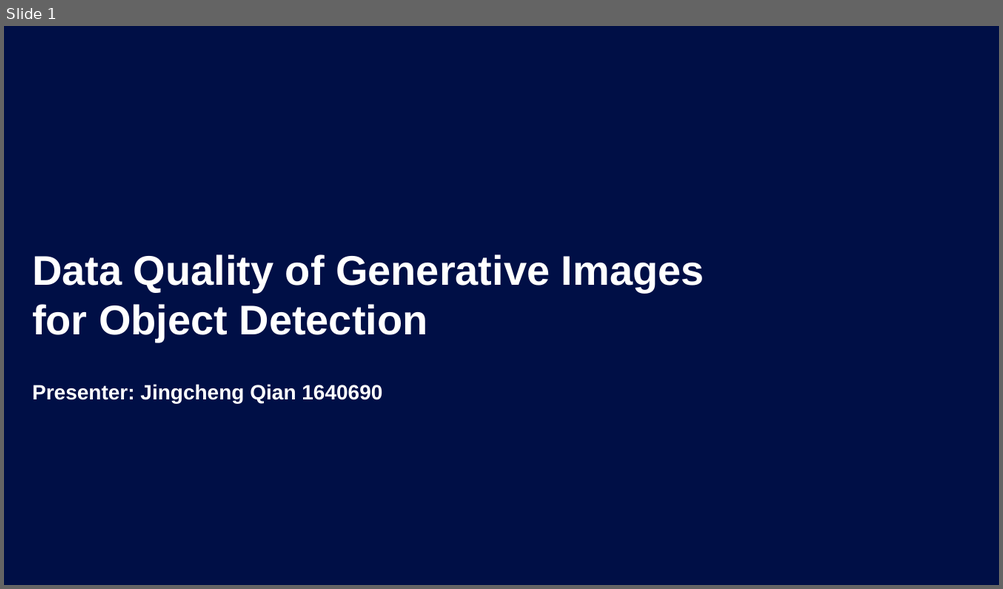
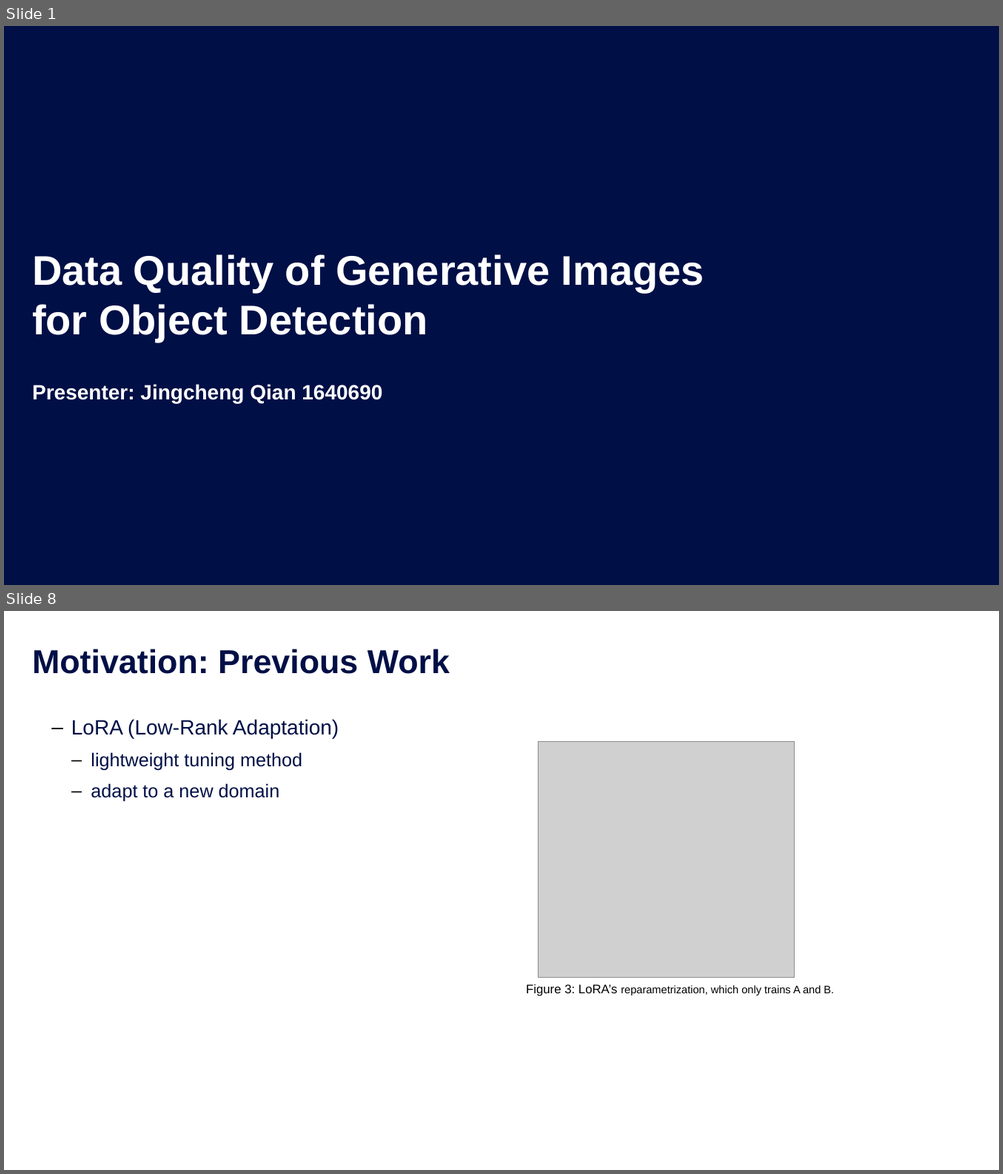
Before and after one commit to chengchengchenchen/MCS-Research-Project, a slide deck: doc/Presentation.pptx. Shown one above the other, each under a label of ours: slide 1 before the commit, slides 1 and 8 after it; the slides between them are not shown. The pictures are 1003x589 and 1003x1174 pixels, drawn with LibreOffice and Linux fonts; fonts in the diff are those of the drawing; grey boxes stand for pictures; background and template pictures are left out. Boxes give left, top, right and bottom in pixels: in the first picture for what was removed or moved away, otherwise in the second. Text is boxed around its words. In the diff, an @@ line names an element or a change of style, - is before the commit and + after.

```diff
--- a/doc/Presentation.pptx
+++ b/doc/Presentation.pptx
@@ slide 8 added at <box>4,611,999,1170</box>, background #FFFFFF @@
@@ title added at <box>32,649,449,674</box>, 32 pt, text #000F46, bold @@
+Motivation: Previous Work
@@ text added at <box>71,719,338,802</box>, 18 pt, text #000F46 @@
+      ‒ LoRA (Low-Rank Adaptation)
+        ‒ lightweight tuning method
+        ‒ adapt to a new domain
@@ picture added at <box>538,741,794,977</box> @@
@@ text added at <box>526,985,834,997</box>, 10.5 pt, text #000000 @@
+    Figure 3: LoRA’s reparametrization, which only trains A and B.
```
Also in this commit, not shown: 16 other slides added, 7 slides removed, 15 other files.
